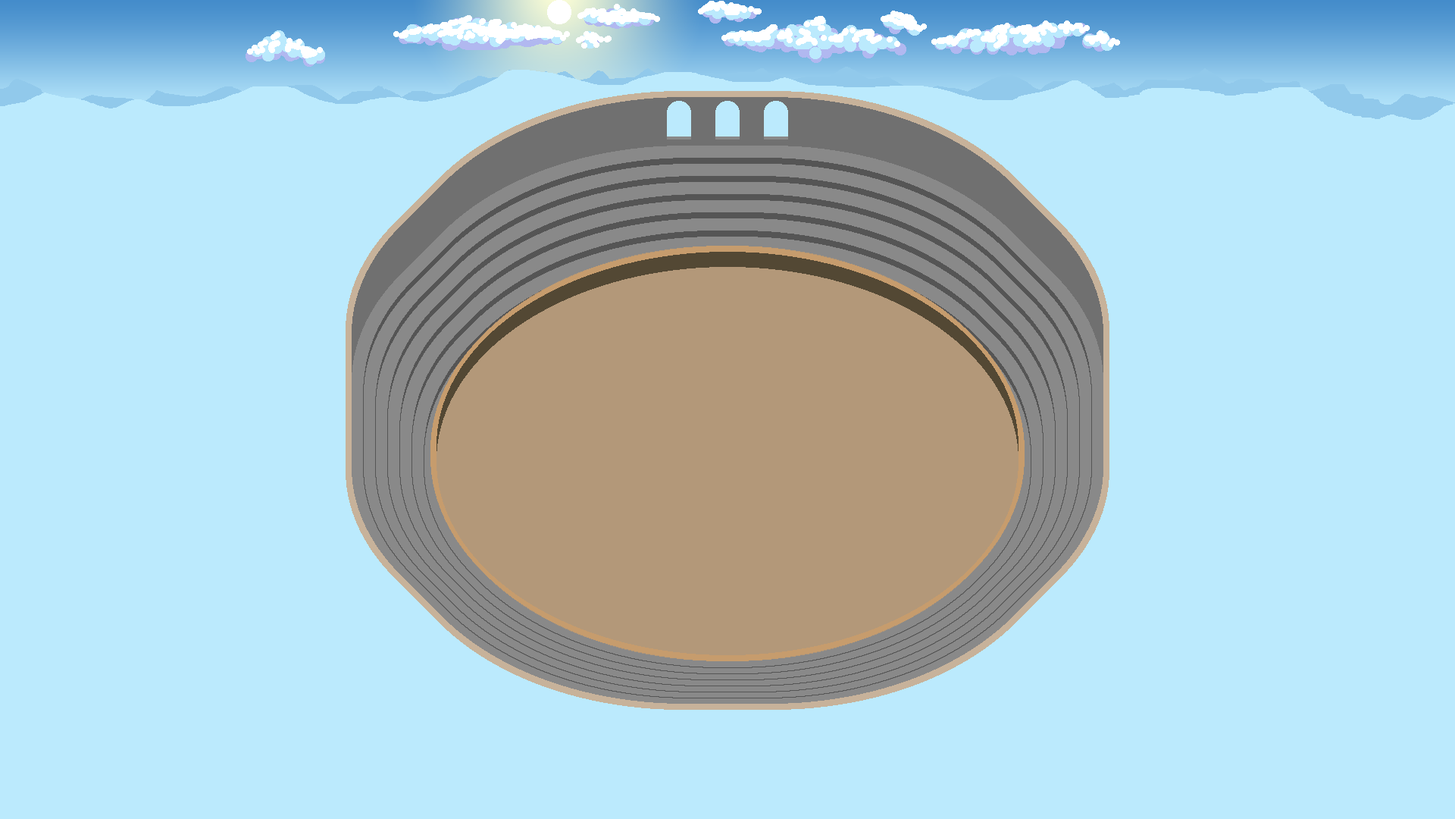
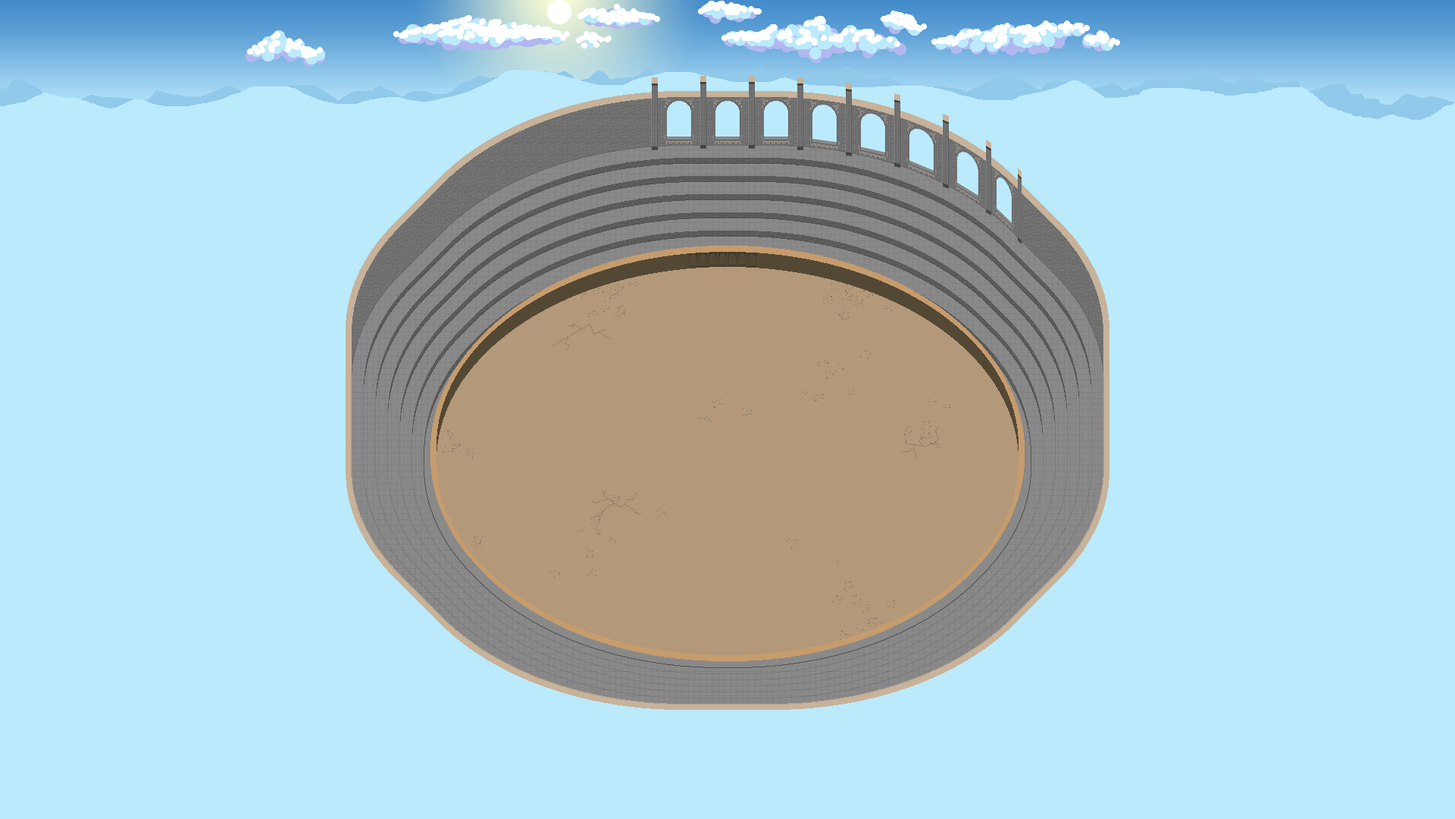
Layered file, before and after one edit (1455x819). Changes by layer:
added group "one window angled (aa booo!) copy 3" with 9 layers above "one window angled (aa booo!) copy 2" over box(955, 138, 1022, 245)
added layer "window decoration" (1st of 6, in "one window angled (aa booo!) copy 3") in group "one window angled (aa booo!) copy 3" over box(955, 143, 981, 204)
added group "one window angled (aa booo!) copy 4" with 4 layers in group "one window angled (aa booo!) copy 3" over box(994, 167, 1022, 245)
added group "one window angled (aa booo!) copy 2" with 4 layers above "one window angled (aa booo!) copy" over box(906, 112, 949, 189)
added layer "window decoration" (3rd of 6, in "one window angled (aa booo!) copy 2") in group "one window angled (aa booo!) copy 2" over box(906, 121, 937, 179)
added group "one window angled (aa booo!) copy" with 4 layers above "one window angled (aa booo!)" over box(858, 93, 901, 168)
added layer "window decoration" (4th of 6, in "one window angled (aa booo!) copy") in group "one window angled (aa booo!) copy" over box(858, 108, 889, 160)
added group "one window angled (aa booo!)" with 4 layers above "triple arch windows" over box(809, 81, 852, 157)
added layer "window decoration" (5th of 6, in "one window angled (aa booo!)") in group "one window angled (aa booo!)" over box(809, 100, 840, 151)
added group "triple arch windows" with 13 layers above "floor pebbles" over box(651, 75, 804, 151)
added layer "window decoration copy 2" in group "triple arch windows" over box(761, 98, 792, 145)
added layer "window decoration copy" in group "triple arch windows" over box(712, 98, 743, 145)
added layer "window decoration" (6th of 6, in "triple arch windows") in group "triple arch windows" over box(663, 98, 695, 145)
added layer "floor pebbles" (50%) above "floor cracks" over box(440, 281, 951, 640)
added layer "floor cracks" (15%) above "768x512 hex battlefield size" over box(551, 323, 943, 536)
…and 33 more changes (30 added, 3 stack)
